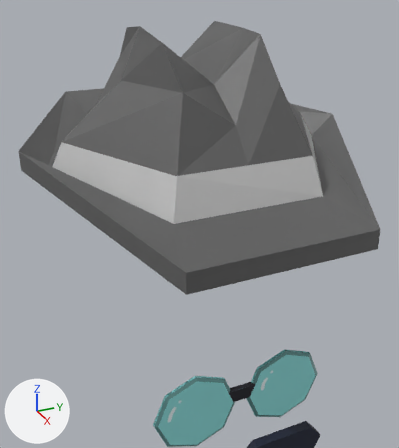
Two versions of the Blender file meshes/Guard Mesh/Guard1.blend, one commit apart.
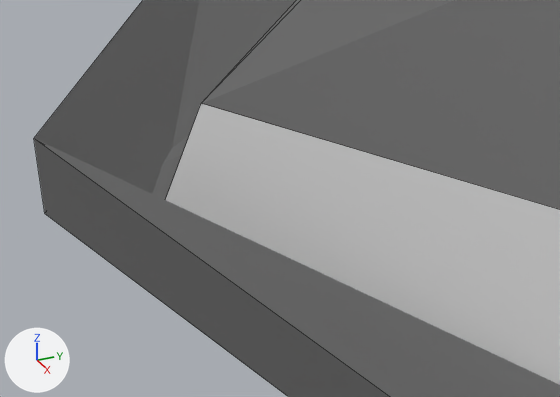
Old and new are each drawn from a camera (50 mm lens) standing at (0.957, 0.676, 2.224) and looking at (0.399, 0.927, 1.944) and again close up on the part from 2% to 39% of the width and 26% to 49% of the height. Every picture has the same lights, and +X, +Y and +Z are marked at lower left. The close-ups show mesh edges as thin lines.

The first close-up shows 'Hat'.
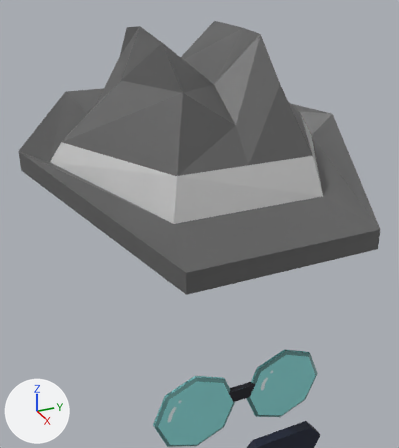
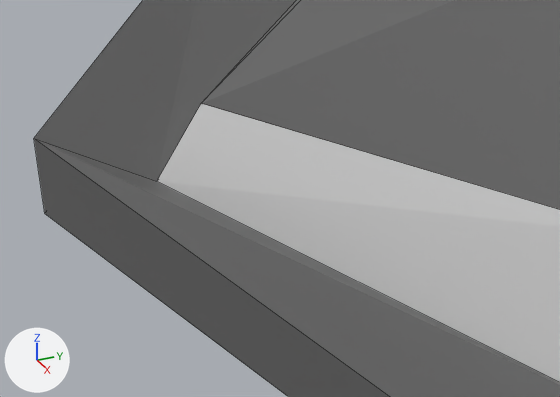
Changed parts and their boxes [x1, y1, x2, y2] in the close-ups (560 x 397 px; the box of a moved part takes in the faces that stretch with it):
part 1 of me_cylinder_003, moved or reshaped: [34, 0, 560, 397] in both

What the commit changed:
me_cylinder_003 has 41 vertices, 36 faces and spans x -1.04..1.04, y -0.79..1.11, z -1.57..-0.64.
me_cylinder_003 is used by ob_hat; location (0.3445, 0.9084, 2.3079); scale (0.218, 0.218, 0.218).
Part 1, on me_cylinder_003:
Vertex 15 of me_cylinder_003 moves from (0.0, -0.65, -1.33) to (0.0, -0.65, -1.28) at pixel (156, 181).
